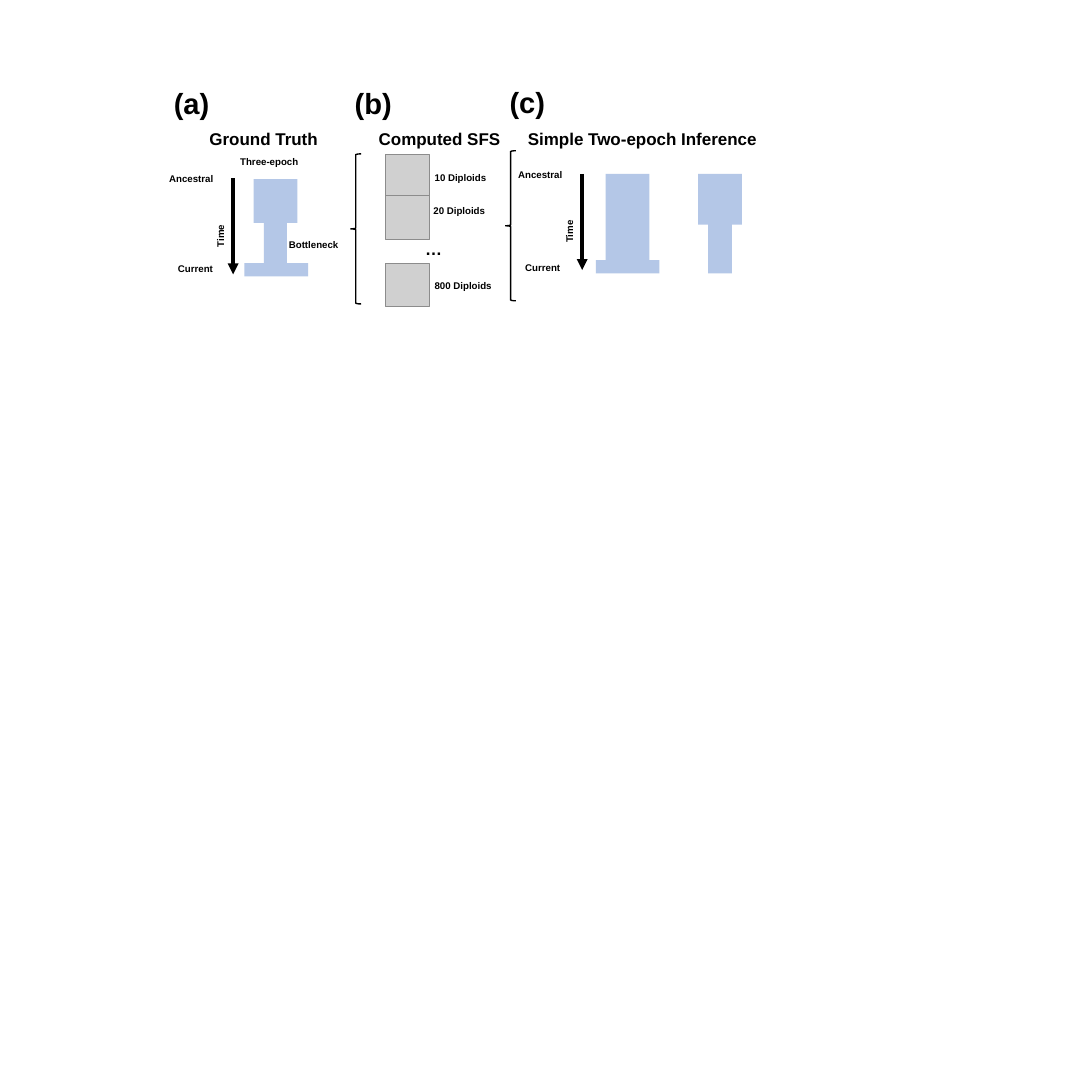
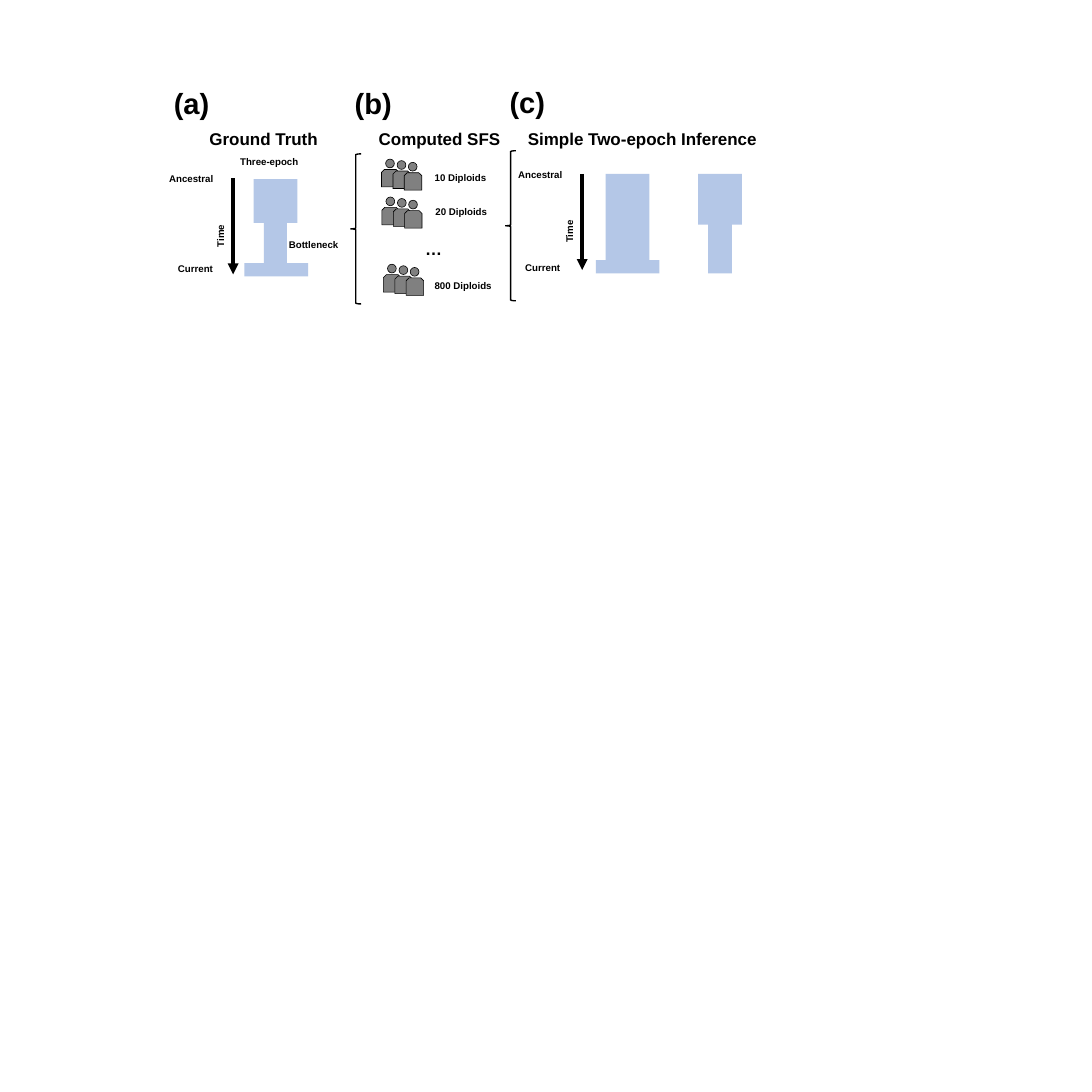
Before and after one commit to jon-mah/sample_size_demography, a slide deck: slide 4 of Summary/figures.pptx. Drawn at 1092x1092 pixels with LibreOffice and Linux fonts; fonts in the diff are those of the drawing; grey boxes stand for pictures. Boxes give left, top, right and bottom in pixels: in the first picture for what was removed or moved away, otherwise in the second. Text is boxed around its words. In the diff, an @@ line names an element or a change of style, - is before the commit and + after.

```diff
--- a/Summary/figures.pptx
+++ b/Summary/figures.pptx
@@ snip same rect added at (381, 169, 399, 187), fill #808080, outline #000000 1 pt @@
@@ picture removed at (385, 155, 429, 198) @@
@@ ellipse added at (386, 159, 394, 168), fill #808080, outline #000000 1 pt @@
@@ snip same rect added at (393, 171, 411, 189), fill #808080, outline #000000 1 pt @@
@@ ellipse added at (397, 161, 406, 169), fill #808080, outline #000000 1 pt @@
@@ snip same rect added at (404, 173, 422, 190), fill #808080, outline #000000 1 pt @@
@@ ellipse added at (408, 162, 417, 171), fill #808080, outline #000000 1 pt @@
@@ snip same rect added at (382, 207, 399, 225), fill #808080, outline #000000 1 pt @@
@@ picture removed at (385, 196, 429, 239) @@
@@ ellipse added at (386, 197, 395, 206), fill #808080, outline #000000 1 pt @@
@@ snip same rect added at (394, 209, 411, 226), fill #808080, outline #000000 1 pt @@
@@ ellipse added at (397, 199, 406, 207), fill #808080, outline #000000 1 pt @@
@@ ellipse added at (409, 200, 418, 209), fill #808080, outline #000000 1 pt @@
@@ snip same rect added at (404, 211, 422, 228), fill #808080, outline #000000 1 pt @@
@@ picture removed at (385, 263, 429, 307) @@
@@ ellipse added at (387, 264, 396, 273), fill #808080, outline #000000 1 pt @@
@@ ellipse added at (399, 266, 408, 274), fill #808080, outline #000000 1 pt @@
@@ ellipse added at (410, 267, 419, 276), fill #808080, outline #000000 1 pt @@
@@ snip same rect added at (384, 275, 401, 292), fill #808080, outline #000000 1 pt @@
@@ snip same rect added at (395, 276, 412, 294), fill #808080, outline #000000 1 pt @@
@@ snip same rect added at (406, 278, 424, 295), fill #808080, outline #000000 1 pt @@
```
Also in this commit, not shown: 13 other files.
